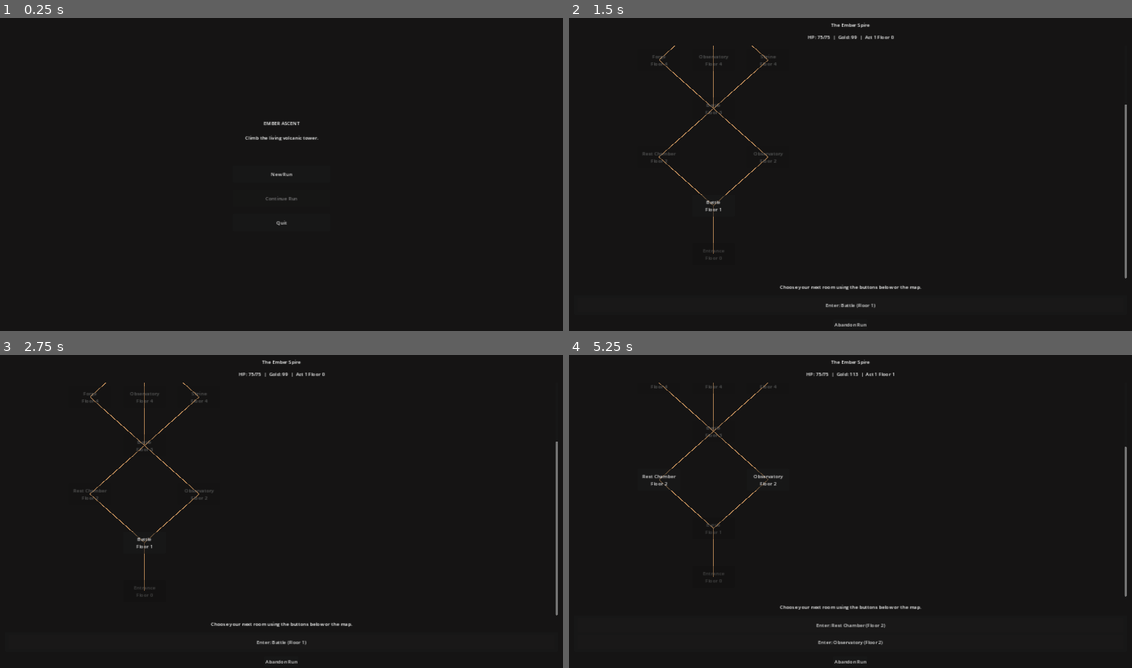
Above: before the commit, frames 1-4 (two rows, left to right).
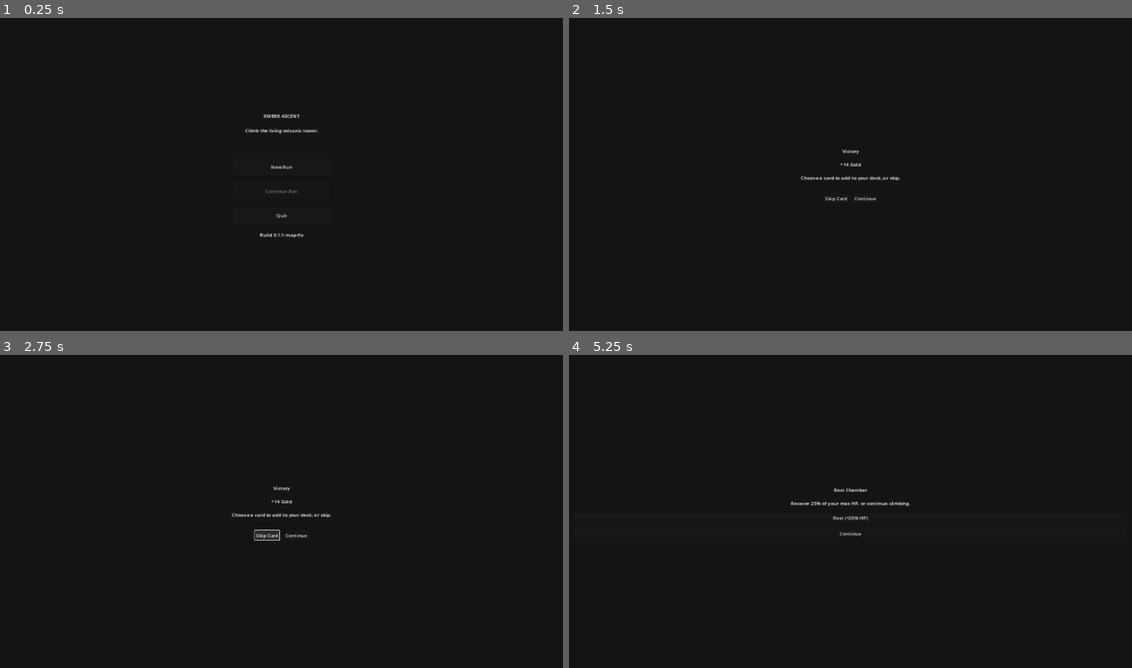
Above: after the commit, the same moments.

Repository: alexkemp8825-create/EMBER-ASCENT
Game: Godot game, scene res://scenes/main/Main.tscn
The game is run twice, just before and just after one commit, with the same random seed, the same clock (stepped at 60 frames per second) and the same inputs.
Inputs (mouse positions are in pixels of both pictures, inside the frame that each line leads up to):
- Up to frame 1 (0.25 s): no input
- Up to frame 2 (1.5 s): click "New Run" at 0.5 s; click "Ash Knight Playable Defence, …" at 1.25 s
- Up to frame 3 (2.75 s): click (264, 536) at 2 s, where only the run after the commit has a clickable "Skip Card"
- Up to frame 4 (5.25 s): click (833, 536) at 2.75 s, where only the run after the commit has a clickable "Skip Card"; click (850, 642) at 3.5 s, where only the run before the commit has a clickable "Enter: Battle (Floor 1)"; click "Continue" at 4.25 s; click (850, 405) at 5 s, where only the run after the commit has a clickable "Continue: Rest Chamber (Floor…"

The runs differ from the first frame. In frame 1, 0.6% of the frame differs, in the area x 43-57%, y 30-71%; in frame 2, 1.5%; in frame 3, 1.5%; in frame 4, 1.6%, in the area x 13-100%, y 1-99%.
Error in both runs: Trying to assign an array of type "Array" to a variable of type "Array[Dictionary]". (res://scripts/events/EventData.gd:14)

Commit message:
fix: skip placeholder map and launch first battle after class select
- Route new runs directly into the first combat room
- Add prominent Continue button and build version labels
- Extract MapNavigator for reliable room routing
- Bump build version to 0.1.1-map-fix for update verification

Co-authored-by: alexkemp8825-create <alexkemp8825-create@users.noreply.github.com>

Diff:
--- a/scenes/map/MapScreen.tscn
+++ b/scenes/map/MapScreen.tscn
@@ -28,11 +28,24 @@
 text = "The Ember Spire"
 horizontal_alignment = 1
 
+[node name="VersionLabel" type="Label" parent="MarginContainer/Content"]
+unique_name_in_owner = true
+layout_mode = 2
+text = "Build"
+horizontal_alignment = 1
+
 [node name="StatsLabel" type="Label" parent="MarginContainer/Content"]
 unique_name_in_owner = true
 layout_mode = 2
 text = "HP: 0/0  |  Gold: 0  |  Floor: 0"
 horizontal_alignment = 1
+
+[node name="PrimaryActionButton" type="Button" parent="MarginContainer/Content"]
+unique_name_in_owner = true
+custom_minimum_size = Vector2(640, 72)
+layout_mode = 2
+size_flags_horizontal = 4
+text = "Continue"
 
 [node name="TowerMapScroll" type="ScrollContainer" parent="MarginContainer/Content"]
 unique_name_in_owner = true
@@ -50,7 +63,7 @@
 [node name="StatusLabel" type="Label" parent="MarginContainer/Content"]
 unique_name_in_owner = true
 layout_mode = 2
-text = "Choose your next room using the buttons below or the map."
+text = "Press Continue to enter the next room."
 horizontal_alignment = 1
 
 [node name="AvailableRoomsPanel" type="PanelContainer" parent="MarginContainer/Content"]
--- a/scenes/ui/MainMenu.tscn
+++ b/scenes/ui/MainMenu.tscn
@@ -58,3 +58,9 @@
 layout_mode = 2
 size_flags_horizontal = 4
 text = "Quit"
+
+[node name="VersionLabel" type="Label" parent="MarginContainer/Content"]
+unique_name_in_owner = true
+layout_mode = 2
+text = "Build"
+horizontal_alignment = 1
--- a/scripts/core/GameState.gd
+++ b/scripts/core/GameState.gd
@@ -1,6 +1,6 @@
 extends Node
 
-const VERSION := "0.1.0-playable-test"
+const VERSION := "0.1.1-map-fix"
 
 var current_screen: String = "main_menu"
 var game_version: String = VERSION
--- /dev/null
+++ b/scripts/map/MapNavigator.gd
@@ -0,0 +1,91 @@
+class_name MapNavigator
+extends RefCounted
+
+const TowerRoomDatabaseScript := preload("res://scripts/tower/TowerRoomDatabase.gd")
+const TowerGeneratorScript := preload("res://scripts/tower/TowerGenerator.gd")
+const RewardManagerScript := preload("res://scripts/rewards/RewardManager.gd")
+
+
+static func travel_to_room(room: TowerRoomData) -> void:
+	if room == null:
+		push_error("MapNavigator.travel_to_room called with null room.")
+		return
+
+	RunState.enter_room(room.room_id)
+
+	match room.room_type:
+		TowerRoomDatabaseScript.ROOM_BATTLE:
+			SceneLoader.change_to_combat(get_battle_encounter_id(room.floor))
+		TowerRoomDatabaseScript.ROOM_ELITE:
+			SceneLoader.change_to_combat(get_elite_encounter_id(room))
+		TowerRoomDatabaseScript.ROOM_BOSS:
+			SceneLoader.change_to_combat(
+				RewardManagerScript.get_boss_encounter_for_act(RunState.current_act)
+			)
+		TowerRoomDatabaseScript.ROOM_REST:
+			SceneLoader.change_to_rest()
+		TowerRoomDatabaseScript.ROOM_MARKET:
+			SceneLoader.change_to_shop()
+		TowerRoomDatabaseScript.ROOM_FORGE:
+			SceneLoader.change_to_forge()
+		TowerRoomDatabaseScript.ROOM_OBSERVATORY:
+			SceneLoader.change_to_observatory()
+		TowerRoomDatabaseScript.ROOM_SHRINE:
+			SceneLoader.change_to_shrine()
+		TowerRoomDatabaseScript.ROOM_EVENT:
+			SceneLoader.change_to_event(room.source_card_id)
+		_:
+			push_warning("Unhandled room type: %s" % room.room_type)
+
+
+static func get_first_available_room() -> TowerRoomData:
+	_ensure_tower_is_ready()
+	var available_rooms := RunState.get_tower_state().get_available_rooms()
+	if available_rooms.is_empty():
+		return null
+
+	return available_rooms[0]
+
+
+static func begin_new_run() -> bool:
+	_ensure_tower_is_ready()
+	var first_room := get_first_available_room()
+	if first_room == null:
+		return false
+
+	travel_to_room(first_room)
+	return true
+
+
+static func _ensure_tower_is_ready() -> void:
+	if RunState.tower_state == null or RunState.get_tower_state().rooms.is_empty():
+		RunState.create_new_tower()
+
+
+static func get_elite_encounter_id(room: TowerRoomData) -> String:
+	if room.source_card_id != "":
+		return room.source_card_id
+
+	if RunState.current_act >= 2:
+		return "cinder_colossus"
+
+	return "ember_warden"
+
+
+static func get_battle_encounter_id(floor: int) -> String:
+	if RunState.current_act >= 2:
+		if floor >= TowerGeneratorScript.FLOOR_CONVERGENCE_BATTLE:
+			return "ash_zealot"
+
+		if floor == TowerGeneratorScript.FLOOR_FIRST_BATTLE:
+			return "furnace_hound"
+
+		return "molten_guard"
+
+	if floor >= TowerGeneratorScript.FLOOR_CONVERGENCE_BATTLE:
+		return "molten_guard"
+
+	if floor == TowerGeneratorScript.FLOOR_FIRST_BATTLE:
+		return "charred_rat"
+
+	return "furnace_cultist"
--- a/scripts/map/MapScreen.gd
+++ b/scripts/map/MapScreen.gd
@@ -1,11 +1,11 @@
 extends PanelContainer
 
-const TowerRoomDatabaseScript := preload("res://scripts/tower/TowerRoomDatabase.gd")
-const TowerGeneratorScript := preload("res://scripts/tower/TowerGenerator.gd")
-const RewardManagerScript := preload("res://scripts/rewards/RewardManager.gd")
+const MapNavigatorScript := preload("res://scripts/map/MapNavigator.gd")
 
 @onready var stats_label: Label = %StatsLabel
 @onready var status_label: Label = %StatusLabel
+@onready var version_label: Label = %VersionLabel
+@onready var primary_action_button: Button = %PrimaryActionButton
 @onready var tower_map_scroll: ScrollContainer = %TowerMapScroll
 @onready var tower_map_canvas: Control = %TowerMapCanvas
 @onready var available_rooms_container: VBoxContainer = %AvailableRoomsContainer
@@ -17,9 +17,12 @@
 
 
 func _ready() -> void:
+	version_label.text = "Build %s" % GameState.VERSION
+
 	if tower_map_canvas.has_signal("room_pressed"):
 		tower_map_canvas.room_pressed.connect(_on_room_pressed)
 
+	primary_action_button.pressed.connect(_on_primary_action_pressed)
 	new_run_button.pressed.connect(_on_new_run_pressed)
 	main_menu_button.pressed.connect(_on_main_menu_pressed)
 	abandon_run_button.pressed.connect(_on_abandon_run_pressed)
@@ -29,6 +32,8 @@
 
 func _refresh_map() -> void:
 	_clear_available_room_buttons()
+	MapNavigatorScript._ensure_tower_is_ready()
+
 	var tower_state := RunState.get_tower_state()
 	var current_room := tower_state.get_room(tower_state.current_room_id)
 	stats_label.text = "HP: %d/%d  |  Gold: %d  |  Act %d Floor %d" % [
@@ -50,82 +55,43 @@
 		return
 
 	victory_panel.visible = false
+	primary_action_button.visible = true
 	abandon_run_button.visible = true
 	tower_map_canvas.mouse_filter = Control.MOUSE_FILTER_STOP
 
 	var available_rooms := tower_state.get_available_rooms()
 	if available_rooms.is_empty():
+		primary_action_button.visible = false
 		status_label.text = "No paths remain from here."
-	else:
-		_populate_available_room_buttons(available_rooms)
-		if status_label.text == "" or not status_label.text.begins_with("Act "):
-			status_label.text = "Choose your next room using the buttons below or the map."
-		call_deferred("_scroll_to_room", available_rooms[0])
+		return
+
+	var next_room: TowerRoomData = available_rooms[0]
+	primary_action_button.text = "Continue: %s (Floor %d)" % [next_room.display_name, next_room.floor]
+	_populate_available_room_buttons(available_rooms)
+
+	if status_label.text == "" or not status_label.text.begins_with("Act "):
+		status_label.text = "Press Continue to enter the next room."
+
+	call_deferred("_scroll_to_room", next_room)
 
 
 func _on_room_pressed(room: TowerRoomData) -> void:
-	RunState.enter_room(room.room_id)
-
-	match room.room_type:
-		TowerRoomDatabaseScript.ROOM_BATTLE:
-			SceneLoader.change_to_combat(_get_battle_encounter_id(room.floor))
-		TowerRoomDatabaseScript.ROOM_ELITE:
-			SceneLoader.change_to_combat(_get_elite_encounter_id(room))
-		TowerRoomDatabaseScript.ROOM_BOSS:
-			SceneLoader.change_to_combat(
-				RewardManagerScript.get_boss_encounter_for_act(RunState.current_act)
-			)
-		TowerRoomDatabaseScript.ROOM_REST:
-			SceneLoader.change_to_rest()
-		TowerRoomDatabaseScript.ROOM_MARKET:
-			SceneLoader.change_to_shop()
-		TowerRoomDatabaseScript.ROOM_FORGE:
-			SceneLoader.change_to_forge()
-		TowerRoomDatabaseScript.ROOM_OBSERVATORY:
-			SceneLoader.change_to_observatory()
-		TowerRoomDatabaseScript.ROOM_SHRINE:
-			SceneLoader.change_to_shrine()
-		TowerRoomDatabaseScript.ROOM_EVENT:
-			SceneLoader.change_to_event(room.source_card_id)
-		_:
-			push_warning("Unhandled room type: %s" % room.room_type)
+	MapNavigatorScript.travel_to_room(room)
 
 
-func _get_elite_encounter_id(room: TowerRoomData) -> String:
-	if room.source_card_id != "":
-		return room.source_card_id
-
-	if RunState.current_act >= 2:
-		return "cinder_colossus"
-
-	return "ember_warden"
-
-
-func _get_battle_encounter_id(floor: int) -> String:
-	if RunState.current_act >= 2:
-		if floor >= TowerGeneratorScript.FLOOR_CONVERGENCE_BATTLE:
-			return "ash_zealot"
-
-		if floor == TowerGeneratorScript.FLOOR_FIRST_BATTLE:
-			return "furnace_hound"
-
-		return "molten_guard"
-
-	if floor >= TowerGeneratorScript.FLOOR_CONVERGENCE_BATTLE:
-		return "molten_guard"
-
-	if floor == TowerGeneratorScript.FLOOR_FIRST_BATTLE:
-		return "charred_rat"
-
-	return "furnace_cultist"
+func _on_primary_action_pressed() -> void:
+	var next_room := MapNavigatorScript.get_first_available_room()
+	if next_room != null:
+		MapNavigatorScript.travel_to_room(next_room)
 
 
 func _show_victory_panel() -> void:
 	victory_panel.visible = true
+	primary_action_button.visible = false
 	abandon_run_button.visible = false
 	tower_map_canvas.mouse_filter = Control.MOUSE_FILTER_IGNORE
 	victory_message_label.text = (
-		"You have conquered the Living Tower.\n"
+		"You have conquered the Ember Spire.\n"
 		+ "Class: %s  |  Final HP: %d/%d  |  Gold: %d"
 	) % [
 		_get_class_display_name(),
--- a/scripts/ui/ClassSelect.gd
+++ b/scripts/ui/ClassSelect.gd
@@ -1,4 +1,6 @@
 extends PanelContainer
+
+const MapNavigatorScript := preload("res://scripts/map/MapNavigator.gd")
 
 @onready var ash_knight_button: Button = %AshKnightButton
 @onready var cinder_witch_button: Button = %CinderWitchButton
@@ -43,8 +45,12 @@
 		return
 
 	var class_definition := _class_database.get_class_definition(class_id)
-	status_label.text = "%s selected. Entering The Ember Spire..." % class_definition.get("display_name", class_id)
-	SceneLoader.change_to_map()
+	status_label.text = "%s selected. Starting first battle..." % class_definition.get("display_name", class_id)
+
+	if not MapNavigatorScript.begin_new_run():
+		status_label.text = "Failed to start the run. Please try again."
+		RunState.reset_run()
+		return
 
 
 func _start_run(class_id: String) -> void:
--- a/scripts/ui/MainMenu.gd
+++ b/scripts/ui/MainMenu.gd
@@ -3,9 +3,11 @@
 @onready var new_run_button: Button = %NewRunButton
 @onready var continue_button: Button = %ContinueRunButton
 @onready var quit_button: Button = %QuitButton
+@onready var version_label: Label = %VersionLabel
 
 
 func _ready() -> void:
+	version_label.text = "Build %s" % GameState.VERSION
 	new_run_button.pressed.connect(_on_new_run_pressed)
 	continue_button.pressed.connect(_on_continue_pressed)
 	quit_button.pressed.connect(_on_quit_pressed)
Not shown, changed: README.md
